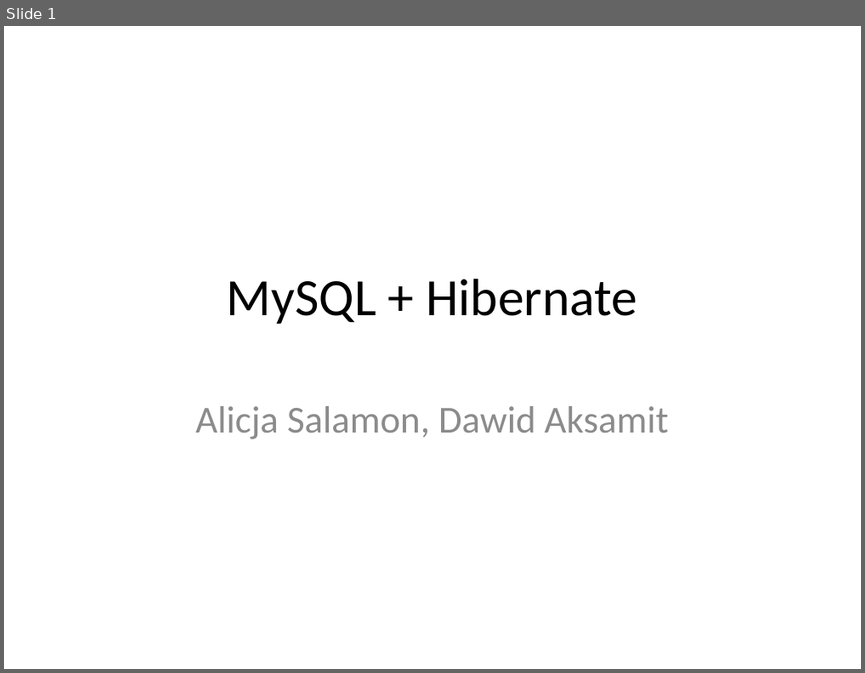
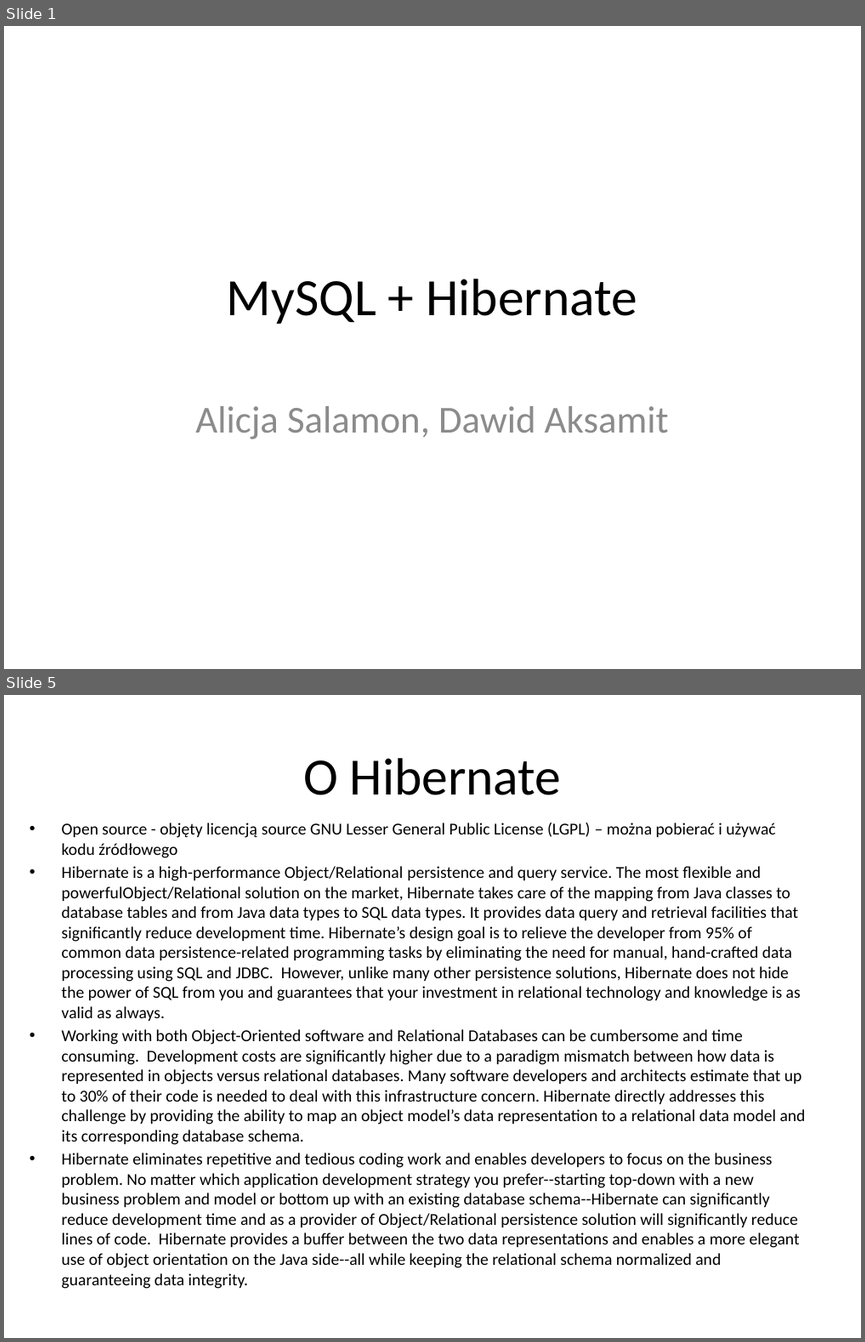
Before and after one commit to alicjasalamon/DB2, a slide deck: MySQL + Hibernate.pptx. Shown one above the other, each under a label of ours: slide 1 before the commit, slides 1 and 5 after it; the slides between them are not shown. The pictures are 865x673 and 865x1342 pixels, drawn with LibreOffice and Linux fonts; fonts in the diff are those of the drawing. Boxes give left, top, right and bottom in pixels: in the first picture for what was removed or moved away, otherwise in the second. Text is boxed around its words. In the diff, an @@ line names an element or a change of style, - is before the commit and + after.

```diff
--- a/MySQL + Hibernate.pptx
+++ b/MySQL + Hibernate.pptx
@@ slide 5 added at bbox=[4, 695, 861, 1338], background #FFFFFF @@
@@ title added at bbox=[303, 758, 562, 795], 44 pt, text #000000 @@
+O Hibernate
@@ text added at bbox=[62, 823, 806, 1288], 14 pt, text #000000 @@
+• Open source - objęty licencją source GNU Lesser General Public License (LGPL) – można pobierać i używać kodu źródłowego
+• Hibernate is a high-performance Object/Relational persistence and query service. The most flexible and powerfulObject/Relational solution on the market, Hibernate takes care of the mapping from Java classes to database tables and from Java data types to SQL data types. It provides data query and retrieval facilities that significantly reduce development time. Hibernate’s design goal is to relieve the developer from 95% of common data persistence-related programming tasks by eliminating the need for manual, hand-crafted data processing using SQL and JDBC. However, unlike many other persistence solutions, Hibernate does not hide the power of SQL from you and guarantees that your investment in relational technology and knowledge is as valid as always.
+• Working with both Object-Oriented software and Relational Databases can be cumbersome and time consuming. Development costs are significantly higher due to a paradigm mismatch between how data is represented in objects versus relational databases. Many software developers and architects estimate that up to 30% of their code is needed to deal with this infrastructure concern. Hibernate directly addresses this challenge by providing the ability to map an object model’s data representation to a relational data model and its corresponding database schema.
+• Hibernate eliminates repetitive and tedious coding work and enables developers to focus on the business problem. No matter which application development strategy you prefer--starting top-down with a new business problem and model or bottom up with an existing database schema--Hibernate can significantly reduce development time and as a provider of Object/Relational persistence solution will significantly reduce lines of code. Hibernate provides a buffer between the two data representations and enables a more elegant use of object orientation on the Java side--all while keeping the relational schema normalized and guaranteeing data integrity.
```
Also in this commit, not shown: 5 slides changed, 4 other slides added, 3 slides removed, 1 other file.
